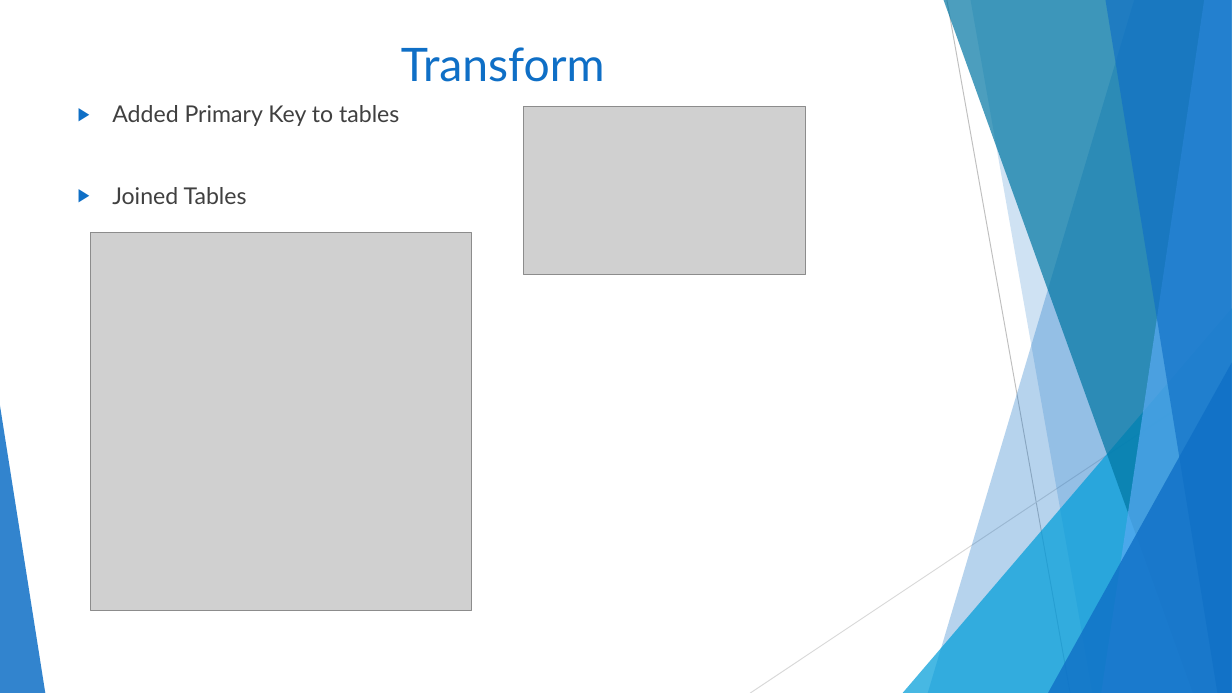
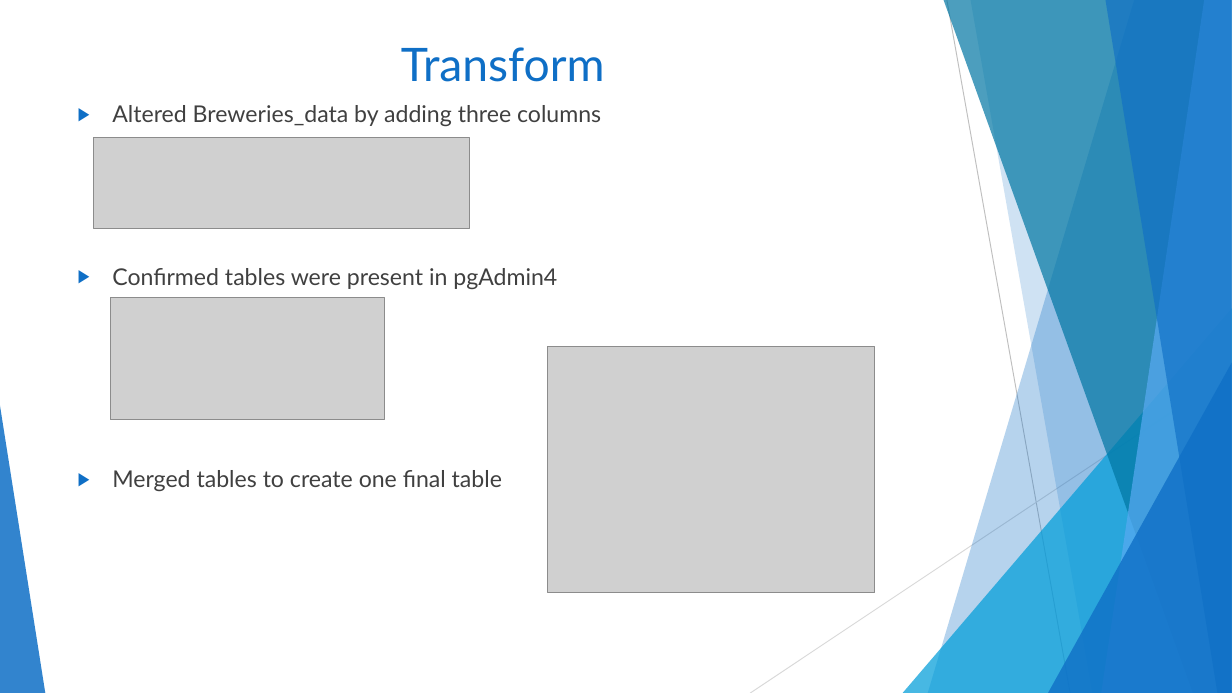
Before and after one commit to melindaeudy/ETL-Project, a slide deck: slide 6 of Carolina Brew.pptx. Drawn at 1232x693 pixels with LibreOffice and Linux fonts; fonts in the diff are those of the drawing; grey boxes stand for pictures. Boxes give left, top, right and bottom in pixels: in the first picture for what was removed or moved away, otherwise in the second. Text is boxed around its words. In the diff, an @@ line names an element or a change of style, - is before the commit and + after.

```diff
--- a/Carolina Brew.pptx
+++ b/Carolina Brew.pptx
@@ text at (112,105,601,491): text changed @@
-▶ Added Primary Key to tables
-▶ Joined Tables
+▶ Altered Breweries_data by adding three columns
+▶ Confirmed tables were present in pgAdmin4
+▶ Merged tables to create one final table
@@ picture removed at (523,106,806,274) @@
@@ picture added at (94,138,470,229) @@
@@ picture removed at (91,233,472,611) @@
@@ picture added at (110,298,384,420) @@
@@ picture added at (548,347,875,593) @@
```
Also in this commit, not shown: 2 other slides changed, 2 slides added, 2 slides removed, 3 other files.
